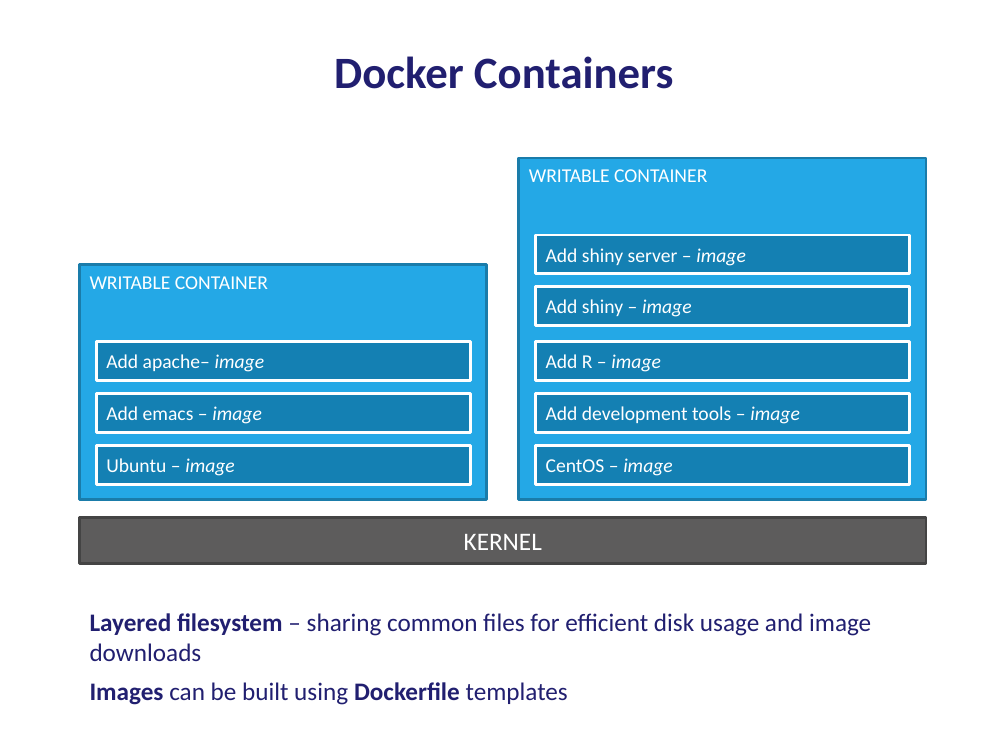
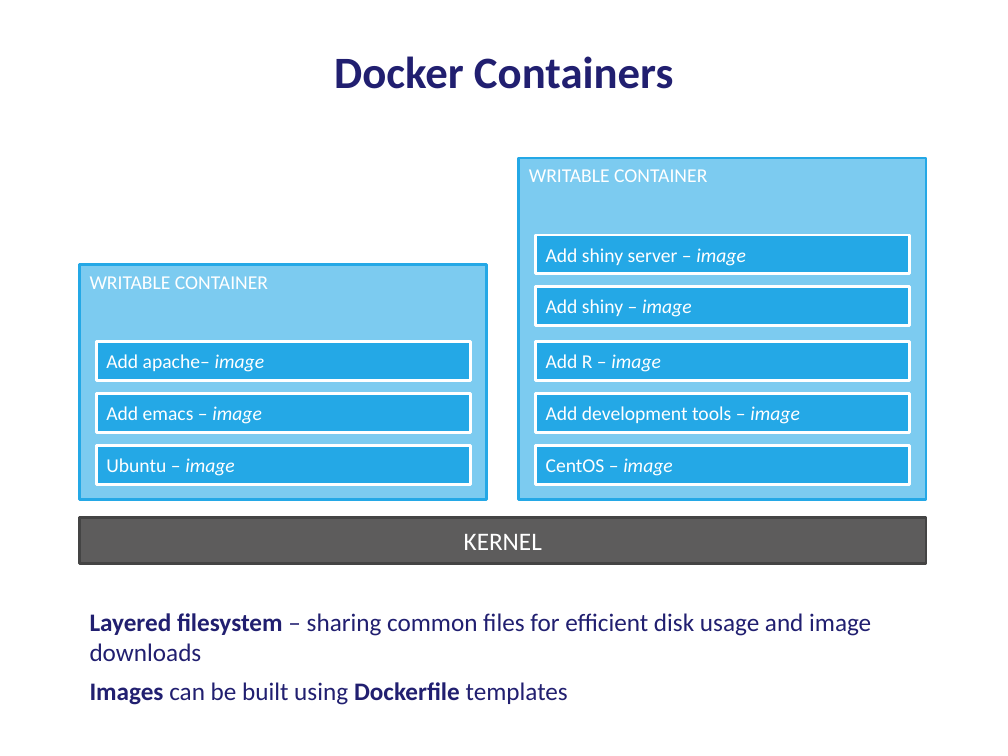
Before and after one commit to bioinformatics-core-shared-training/docker-4-bioinformatics, a slide deck: slide 4 of IntroductionToDocker.pptx. Drawn at 1008x756 pixels with LibreOffice and Linux fonts; fonts in the diff are those of the drawing. Boxes give left, top, right and bottom in pixels: in the first picture for what was removed or moved away, otherwise in the second. Text is boxed around its words. In the diff, an @@ line names an element or a change of style, - is before the commit and + after.

Commit message:
Added slides showing some basic docker commands and how to build an image

```diff
--- a/IntroductionToDocker.pptx
+++ b/IntroductionToDocker.pptx
@@ rectangle "WRITABLE CONTAINER" at (519,158,926,500): fill #24A8E6 to #7CCBF0; outline #1B7CAA 2 pt to #24A8E6 2 pt @@
@@ fill #1480B3 to #24A8E6 in 8 elements at (97,446,471,484), (97,394,471,432), (97,342,471,380), (535,446,909,484), (535,394,909,432), (535,342,909,380), (535,286,909,325), (535,235,909,273) @@
@@ rectangle "WRITABLE CONTAINER" at (80,264,487,499): fill #24A8E6 to #7CCBF0; outline #1B7CAA 2 pt to #24A8E6 2 pt @@
```
Also in this commit, not shown: 8 other slides changed, 2 slides added.
